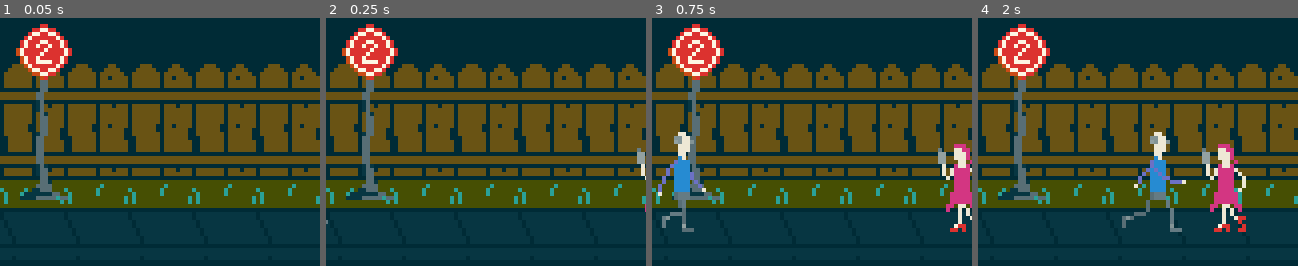
Above: before the commit, frames 1-4 (left to right).
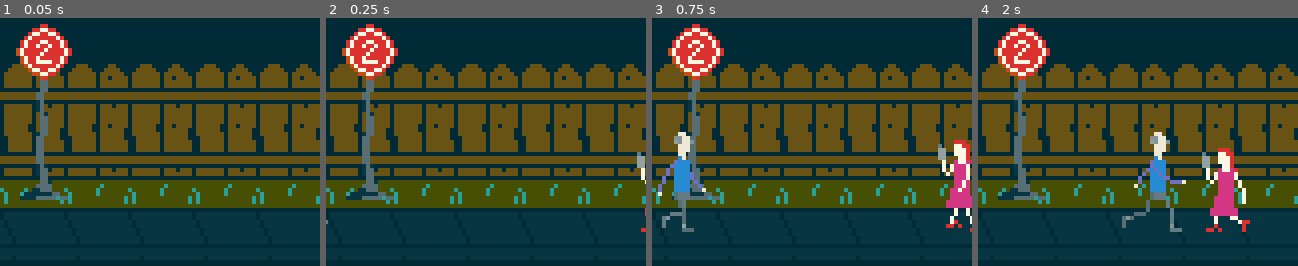
Above: after the commit, the same moments.

Repository: CloneDeath/StabbyStabby
Game: Godot game, scene res://Main.tscn
The game is run twice, just before and just after one commit, with the same random seed, the same clock (stepped at 60 frames per second) and the same inputs.
Inputs:
- Up to frame 1 (0.05 s): no input
- Up to frame 2 (0.25 s): no input
- Up to frame 3 (0.75 s): no input
- Up to frame 4 (2 s): no input

Frame 1 is identical in both runs. In frame 2, 0.2% of the frame differs, in the area x 97-100%, y 52-87%; in frame 3, 1.2%; in frame 4, 1.7%, in the area x 70-85%, y 50-87%.

Commit message:
Animated the girl

Diff:
--- a/Main.tscn
+++ b/Main.tscn
@@ -74,6 +74,7 @@
 resource_name = "init"
 length = 2.0
 loop = true
+step = 0.2
 tracks/0/type = "value"
 tracks/0/path = NodePath("Man:position")
 tracks/0/interp = 1
@@ -110,6 +111,18 @@
 "update": 1,
 "values": [ 1, 2, 3, 4, 5, 6, 7, 8, 1, 2, 3, 4, 5, 6, 7, 8, 1, 2, 3, 4, 5 ]
 }
+tracks/3/type = "value"
+tracks/3/path = NodePath("Woman:frame")
+tracks/3/interp = 1
+tracks/3/loop_wrap = true
+tracks/3/imported = false
+tracks/3/enabled = true
+tracks/3/keys = {
+"times": PoolRealArray( 0, 0.2, 0.4, 0.6, 0.8, 1, 1.2, 1.4, 1.6, 1.8, 2 ),
+"transitions": PoolRealArray( 1, 1, 1, 1, 1, 1, 1, 1, 1, 1, 1 ),
+"update": 1,
+"values": [ 1, 2, 3, 4, 5, 6, 7, 8, 1, 2, 3 ]
+}
 
 [node name="Main" type="Node2D"]
 
@@ -136,11 +149,13 @@
 position = Vector2( 45, 46 )
 texture = ExtResource( 4 )
 hframes = 9
-frame = 6
+frame = 5
 
 [node name="Woman" type="Sprite" parent="."]
 position = Vector2( 62, 46 )
 texture = ExtResource( 5 )
+hframes = 9
+frame = 4
 
 [node name="AnimationPlayer" type="AnimationPlayer" parent="."]
 autoplay = "init"
Binary file changed: Woman/Woman.aseprite
Binary file changed: Woman/Woman.png
